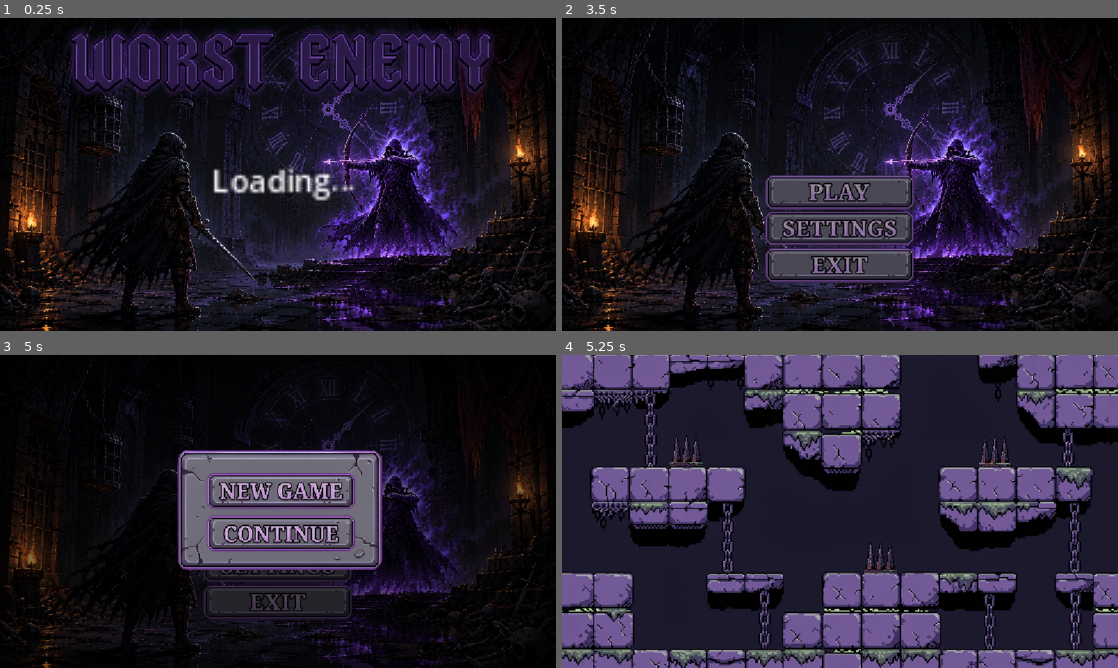
Above: before the commit, frames 1-4 (two rows, left to right).
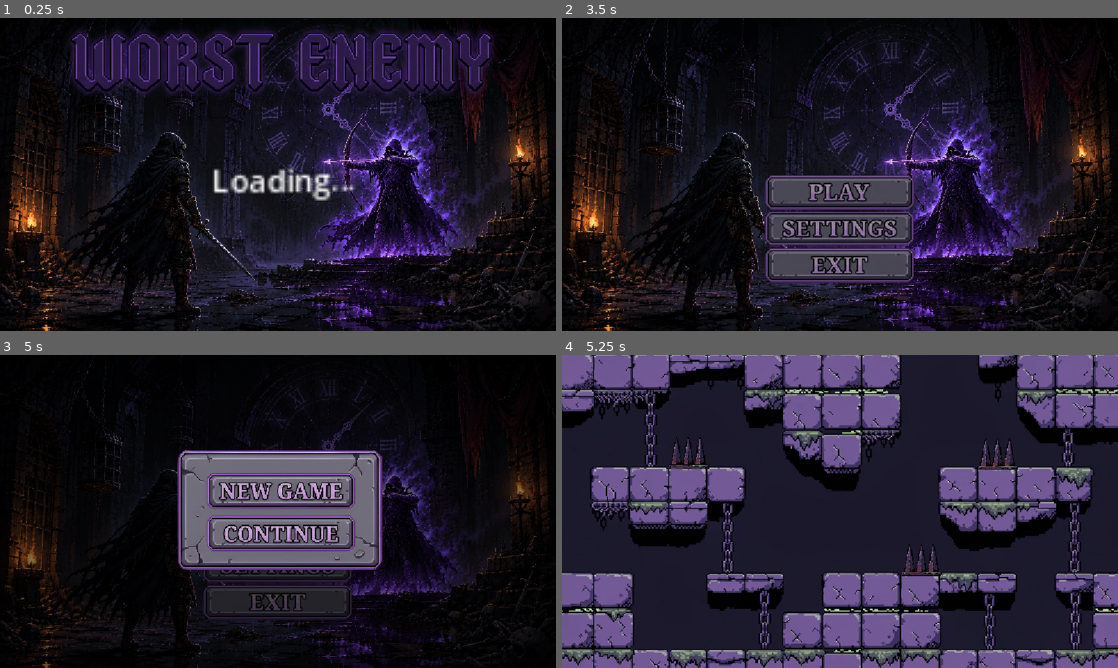
Above: after the commit, the same moments.

Repository: Muh1shaq/WorstEnemy
Game: Godot game, scene res://scenes/ui/loading_screen.tscn
Two runs of this game, one before a commit and one after it. Both use one fixed random seed, a clock stepped at 60 frames per second and the inputs below.
Inputs (mouse positions are in pixels of both pictures, inside the frame that each line leads up to):
- Up to frame 1 (0.25 s): no input
- Up to frame 2 (3.5 s): tap Enter (ui_accept) at 0.5, 0.77, 1.52, 3.02 s; move the mouse to (962, 158) at 0.52 s; hold Right (ui_right) 0.53-2.03 s; click (962, 158) at 0.67 s; move the mouse to (728, 190) at 1.27 s; move the mouse to (895, 105) at 2.02 s; hold Left (ui_left) 2.03-2.78 s; move the mouse to (812, 237) at 2.77 s; hold Right (ui_right) from 2.78 s (still down); click (812, 237) at 2.92 s
- Up to frame 3 (5 s): release Right (ui_right) at 3.5 s; click (278, 530) at 3.5 s; click (278, 530) at 4.25 s
- Up to frame 4 (5.25 s): click (845, 492) at 5 s

Frames 1-3 are identical in both runs. In frame 4, 1.3% of the frame differs, in the area x 19-82%, y 25-71%.

Commit message:
update trap

Diff:
--- /dev/null
+++ b/worst-enemy/scenes/objects/spike.tscn
@@ -0,0 +1,17 @@
+[gd_scene format=3 uid="uid://ciuai04op1jfr"]
+
+[ext_resource type="Texture2D" uid="uid://uav7tmryek04" path="res://scenes/objects/SpikeTrap.png" id="1_htn6p"]
+
+[node name="Spike" type="Node2D" unique_id=1961098658]
+
+[node name="Traps" type="Area2D" parent="." unique_id=793176785]
+
+[node name="Sprite2D" type="Sprite2D" parent="Traps" unique_id=1488061400]
+position = Vector2(0.6862335, -28.625004)
+scale = Vector2(0.5850112, 0.3505362)
+texture = ExtResource("1_htn6p")
+
+[node name="CollisionPolygon2D" type="CollisionPolygon2D" parent="Traps" unique_id=851371161]
+position = Vector2(0.24195862, -28.749998)
+scale = Vector2(0.60781854, 0.619213)
+polygon = PackedVector2Array(-71, 43, -60, 43, -42, -54, -23, 41, -19, 41, -14.074524, 16.631866, 0, -53, 18, 40, 24, 40, 41, -52, 60, 42, 70, 41, 70, 54, -71, 54)
--- a/worst-enemy/scenes/ui/level_1.tscn
+++ b/worst-enemy/scenes/ui/level_1.tscn
@@ -1,9 +1,7 @@
 [gd_scene format=3 uid="uid://c00p3qd8sfafi"]
 
 [ext_resource type="Texture2D" uid="uid://cwn4mt44632ye" path="res://assets/backgrounds/ForeLevel1.png" id="1_7mdy4"]
-[ext_resource type="Texture2D" uid="uid://uav7tmryek04" path="res://scenes/objects/SpikeTrap.png" id="2_1h8dx"]
-[ext_resource type="Script" uid="uid://d21eot01qvn7w" path="res://scripts/objects/trap.gd" id="3_jbic4"]
-[ext_resource type="Texture2D" path="res://scenes/objects/DoorKey.png" id="4_ls0qb"]
+[ext_resource type="PackedScene" uid="uid://ciuai04op1jfr" path="res://scenes/objects/spike.tscn" id="2_fd8xv"]
 
 [node name="Level1" type="Node2D" unique_id=1349158462]
 
@@ -34,49 +32,12 @@
 [node name="CollisionPolygon2D5" type="CollisionPolygon2D" parent="Environment/StaticBody2D" unique_id=1262720211]
 polygon = PackedVector2Array(783, 234, 782, 327, 826, 364, 935, 366, 943, 347, 969, 347, 994, 330, 1014, 341, 1025, 324, 1025, 305, 1096, 304, 1096, 234)
 
-[node name="Traps" type="Node2D" parent="." unique_id=1144111559]
-
-[node name="Spike1" type="Area2D" parent="Traps" unique_id=1464295250]
-position = Vector2(595, 332)
-
-[node name="Sprite2D" type="Sprite2D" parent="Traps/Spike1" unique_id=1913318746]
-position = Vector2(64.99998, 88.000015)
-scale = Vector2(0.4828101, 0.34113187)
-texture = ExtResource("2_1h8dx")
-script = ExtResource("3_jbic4")
-
-[node name="CollisionPolygon2D" type="CollisionPolygon2D" parent="Traps/Spike1" unique_id=60086489]
-polygon = PackedVector2Array(32, 118, 32, 112, 36, 112, 45, 60, 54, 111, 56, 111, 64, 60, 65, 60, 74, 112, 77, 112, 84, 59, 85, 59, 94, 111, 99, 111, 99, 119)
-
-[node name="Spike2" type="Area2D" parent="Traps" unique_id=1926310246]
-position = Vector2(193, 110)
-
-[node name="Sprite2D" type="Sprite2D" parent="Traps/Spike2" unique_id=588898385]
-position = Vector2(64.99998, 88.000015)
-scale = Vector2(0.4828101, 0.34113187)
-texture = ExtResource("2_1h8dx")
-
-[node name="CollisionPolygon2D" type="CollisionPolygon2D" parent="Traps/Spike2" unique_id=1828213051]
-polygon = PackedVector2Array(32, 118, 32, 112, 36, 112, 45, 60, 54, 111, 56, 111, 64, 60, 65, 60, 74, 112, 77, 112, 84, 59, 85, 59, 94, 111, 99, 111, 99, 119)
-
-[node name="Spike3" type="Area2D" parent="Traps" unique_id=494767224]
-position = Vector2(832, 112)
-
-[node name="Sprite2D" type="Sprite2D" parent="Traps/Spike3" unique_id=1486661853]
-position = Vector2(64.99998, 88.000015)
-scale = Vector2(0.4828101, 0.34113187)
-texture = ExtResource("2_1h8dx")
-
-[node name="CollisionPolygon2D" type="CollisionPolygon2D" parent="Traps/Spike3" unique_id=358152776]
-polygon = PackedVector2Array(32, 118, 32, 112, 36, 112, 45, 60, 54, 111, 56, 111, 64, 60, 65, 60, 74, 112, 77, 112, 84, 59, 85, 59, 94, 111, 99, 111, 99, 119)
-
 [node name="Items" type="Node2D" parent="." unique_id=752368853]
 
 [node name="Key1" type="Area2D" parent="Items" unique_id=299390895]
 
 [node name="Sprite2D" type="Sprite2D" parent="Items/Key1" unique_id=1621026324]
 position = Vector2(286, 184)
-texture = ExtResource("4_ls0qb")
 
 [node name="CollisionShape2D" type="CollisionShape2D" parent="Items/Key1" unique_id=1210240018]
 
@@ -85,3 +46,14 @@
 [node name="PlayerSpawn" type="Marker2D" parent="." unique_id=868136827]
 
 [node name="Door" type="Area2D" parent="." unique_id=327294081]
+
+[node name="Traps" type="Node2D" parent="." unique_id=1239198046]
+
+[node name="Spike3" parent="Traps" unique_id=1961098658 instance=ExtResource("2_fd8xv")]
+position = Vector2(902, 234)
+
+[node name="Spike2" parent="Traps" unique_id=308478593 instance=ExtResource("2_fd8xv")]
+position = Vector2(744, 453)
+
+[node name="Spike" parent="Traps" unique_id=391099829 instance=ExtResource("2_fd8xv")]
+position = Vector2(261, 231)
Binary file added: worst-enemy/scenes/characters/FrameLari.png
Binary file added: worst-enemy/scenes/characters/FrameLompat.png
Renamed: worst-enemy/scripts/objects/trap.gd -> worst-enemy/scripts/objects/spike.gd
Not shown, added: worst-enemy/scripts/objects/spike.gd.uid
Not shown, removed: worst-enemy/scripts/objects/trap.gd.uid
